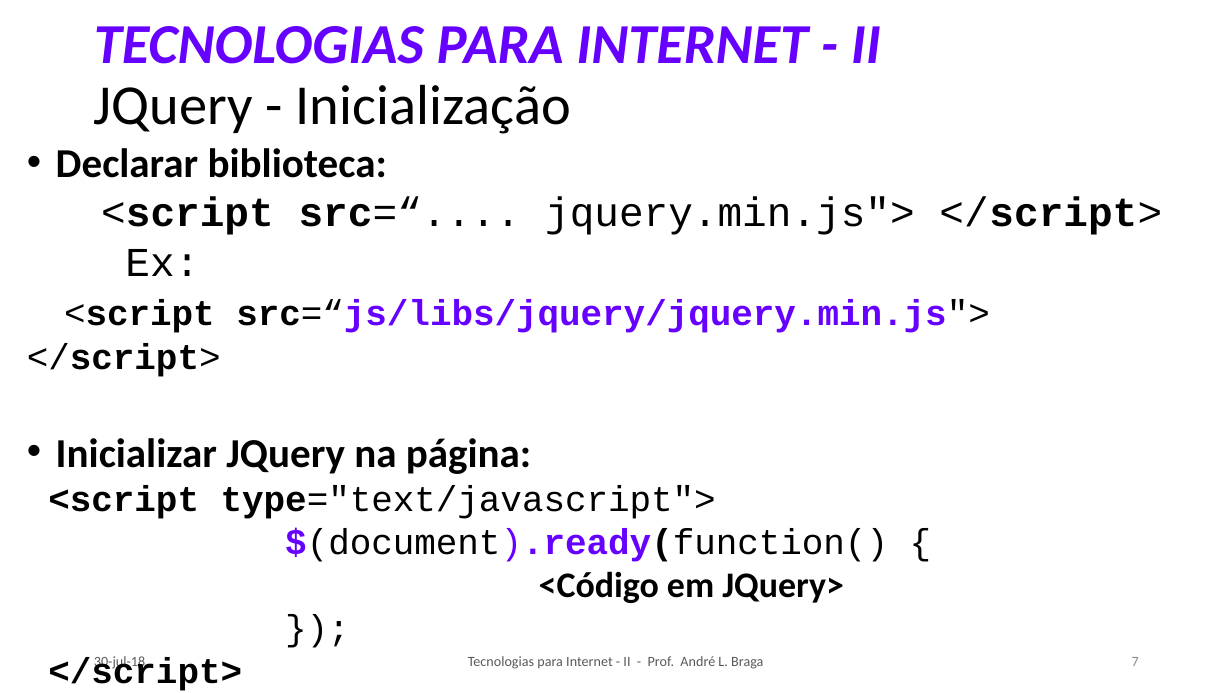
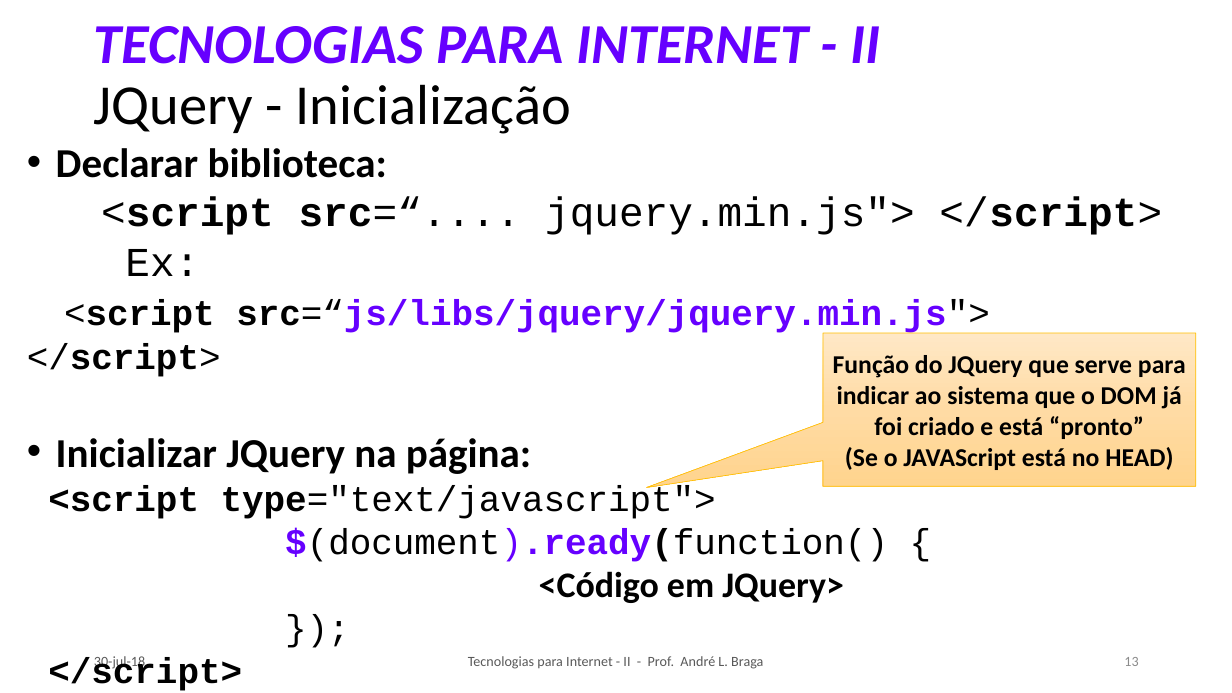
Before and after one commit to LeoCaronezi/CURSOS, a slide deck: slide 13 of TECNOLOGIAS PARA INTERNET II/SLIDES/TI-2_Aula_03.pptx (slide 7 before the commit). Drawn at 1232x693 pixels with LibreOffice and Linux fonts; fonts in the diff are those of the drawing. Boxes give left, top, right and bottom in pixels: in the first picture for what was removed or moved away, otherwise in the second. Text is boxed around its words. In the diff, an @@ line names an element or a change of style, - is before the commit and + after.

```diff
--- a/TECNOLOGIAS PARA INTERNET II/SLIDES/TI-2_Aula_03.pptx
+++ b/TECNOLOGIAS PARA INTERNET II/SLIDES/TI-2_Aula_03.pptx
@@ speech box added at box(823, 333, 1196, 486), fill gradient #FFE8C7 to #FFDBA4 to #FFD58F, outline #FFC000 0.5 pt, 20 pt, text #000000, bold @@
+Função do JQuery que serve para indicar ao sistema que o DOM já foi criado e está “pronto”
+(Se o JAVAScript está no HEAD)
@@ page number at box(1124, 657, 1138, 666): text changed @@
-7
+13
```
Also in this commit, not shown: 1 other slide changed, 6 slides added, 2 other files.
